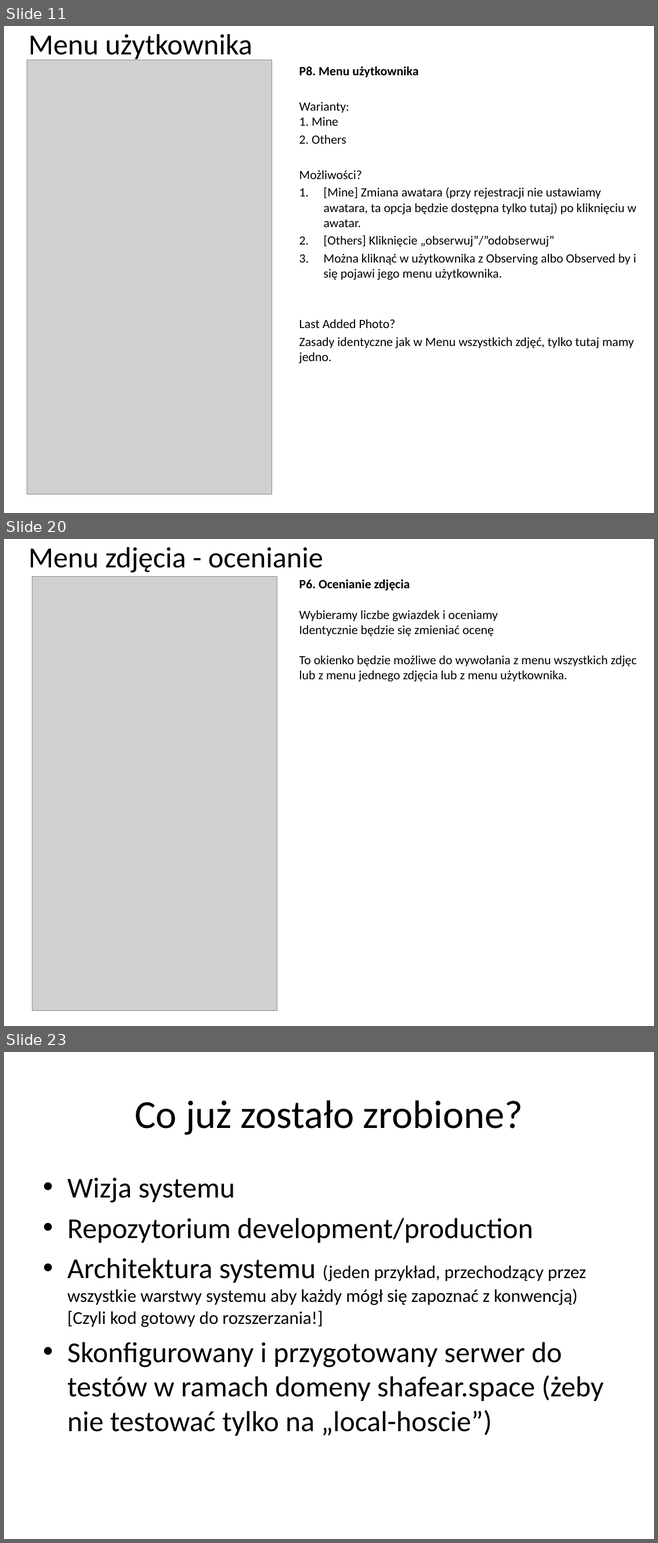
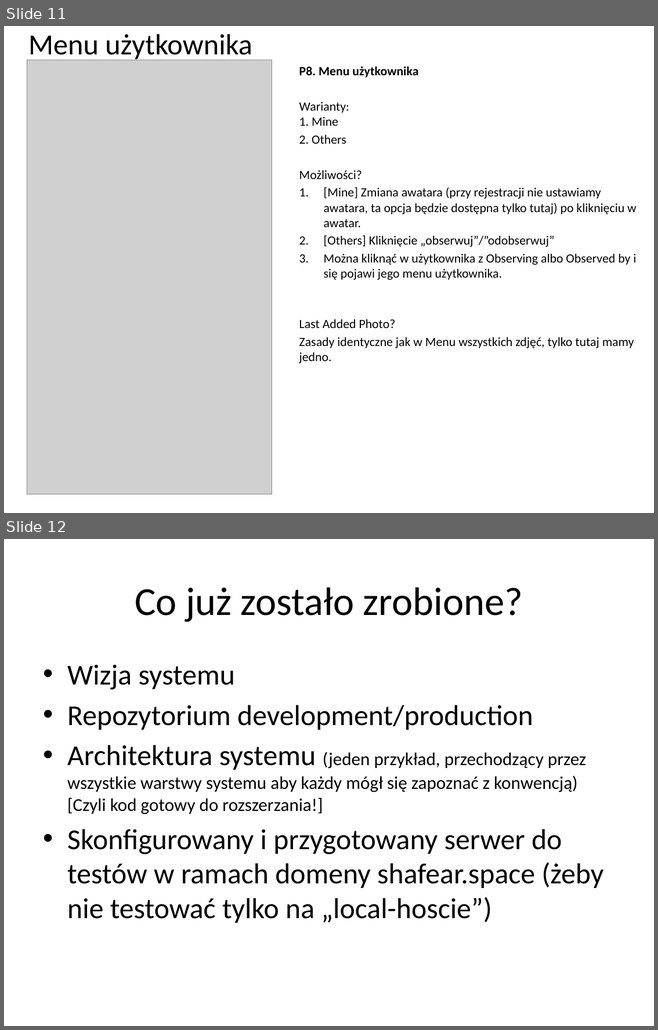
Before and after one commit to Antah/Projekt-zespolowy, a slide deck: Dokumentacja/Prototyp interfejsu/CosplayBook.pptx. Shown one above the other, each under a label of ours: slides 11, 20 and 23 before the commit, slides 11 and 12 after it; the slides between them are not shown. The pictures are 658x1543 and 658x1030 pixels, drawn with LibreOffice and Linux fonts; fonts in the diff are those of the drawing; grey boxes stand for pictures. Boxes give left, top, right and bottom in pixels: in the first picture for what was removed or moved away, otherwise in the second. Text is boxed around its words. In the diff, an @@ line names an element or a change of style, - is before the commit and + after.

```diff
--- a/Dokumentacja/Prototyp interfejsu/CosplayBook.pptx
+++ b/Dokumentacja/Prototyp interfejsu/CosplayBook.pptx
@@ slide 20 removed at (x1=4, y1=539, x2=654, y2=1026), background #FFFFFF @@
@@ title removed at (x1=28, y1=547, x2=323, y2=573) @@
-Menu zdjęcia - ocenianie
@@ picture removed at (x1=32, y1=577, x2=277, y2=1011) @@
@@ text removed at (x1=299, y1=579, x2=636, y2=682) @@
-P6. Ocenianie zdjęcia
-Wybieramy liczbe gwiazdek i oceniamy
-Identycznie będzie się zmieniać ocenę
-To okienko będzie możliwe do wywołania z menu wszystkich zdjęc lub z menu jednego zdjęcia lub z menu użytkownika.
@@ what was slide 23 is now slide 12 @@
```
Also in this commit, not shown: 10 other slides removed.
